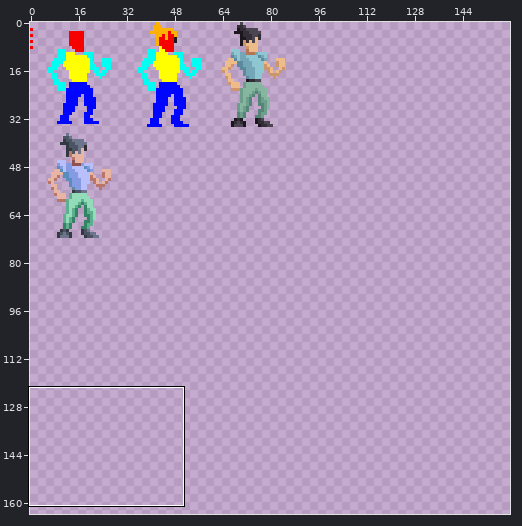
Pixel-art file -- wetwork/Assets/Sprites/Nestor v0.3.aseprite. The first picture is a wide view before the edit; the outline marks the close-up.
Close-up. Before the edit:
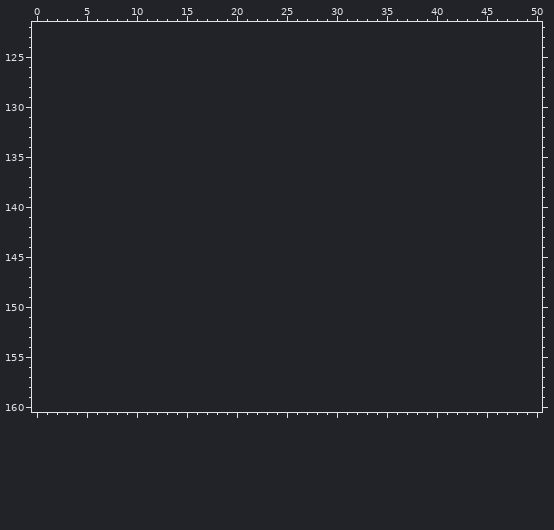
256x80 pixels, 1 frame. Shown: x 0..50, y 122..160. The old version is drawn lined up with the new one, on the new canvas. The wide view leaves out empty margins. The commit also changed other parts of the picture, which this record leaves out.
Palette (. is transparent): 
The same view after the edit:
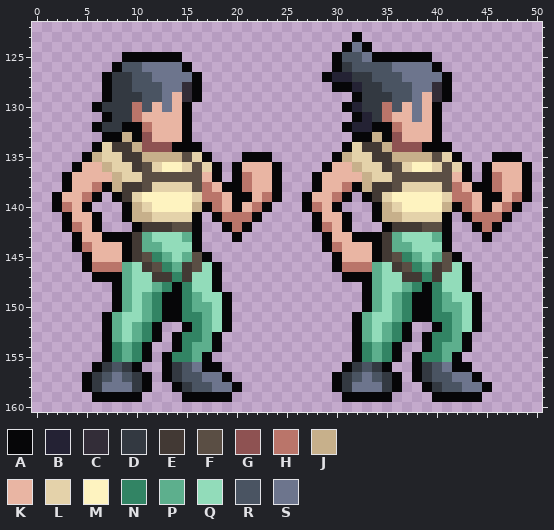
Colours new in this view: A #060608  B #242234  C #332d38  D #333941  E #423934  F #5a4e44  G #8e5252  H #ba756a  J #c7b08b  K #e9b5a3  L #e4d2aa  M #fef3c0  N #328464  P #5daf8d  Q #92dcba  R #4a5462  S #6d758d
The edit:
canvas 256x80 -> 256x240
Changed rows in their new state; - is an unchanged pixel.
first column x 2:
123 ------------------------------A-----------------
124 -----------------------------ASA----------------
125 -------AAAAAA---------------ARRSAAAAAA----------
126 ------ARRSSSSA--------------ADRRRRSSSSA---------
127 -----ADDRRSSSSA------------ABBDDRRRSSSSA--------
128 -----ADDRRRSSCA-------------AABDDRRRSSCA--------
129 -----ADDDRRSKCA---------------ADDDRRSKCA--------
130 ----ADDDHRKSKA---------------ABDDHRKSKA---------
131 -----ADDHKKKKA----------------ABDHKKSKA---------
132 ----ADDAAHKKKA---------------ABBAAHKKKA---------
133 -----AAJAGKKKA----------------AAJAGKKKA---------
134 ----ALEEJGGGAAA--------------ALEEJGGGAAA--------
135 ---AJLLEEJJJJFLA---AAA------AJLLEEJJJJFLA---AAA-
136 --AKKJLLEFLMMLFLA-AKKKA----AKKJLLEFLMMLFLA-AKKKA
137 -AKKKKJLLFFFFFFKA-AHKKA---AKKKKJLLFFFFFFKA-AHKKA
138 -AKKHAJEEFLLLLFHKAAHKKA---AKKHAJEEFLLLLFHKAAHKKA
139 AKKHA-AELMMMMMLHHKAAKHA--AKKHA-AELMMMMMLHHKAAKHA
140 AHKA---AJLMMMMJAHKAKHA---AHKA---AJLMMMMJAHKAKHA-
141 -AKKA--AJJLLLLA-AHHHA-----AKKA--AJJLLLLA-AHHHA--
142 -AHKA---AEEEFFA--AHA------AHKA---AEEEFFA--AHA---
143 --AKKAAAEPQQQPA---A--------AKKAAAEPQQQPA---A----
144 --AHKKKAEPPQQQA------------AHKKKAEPPQQQA--------
145 ---AKKKAEFNPQPFA------------AKKKAEFNPQPFA-------
146 ---AHHHPQEFNPEFQA-----------AHHHPQEFNPEFQA------
147 ----AAAPQQEENEQQA------------AAAPQQEENEQQA------
148 ------APQQPNANQQA--------------APQQPNANQQA------
149 ------APQPNAANPQQA-------------APQPNAANPQQA-----
150 ------APQPNAANPPQA-------------APQPNAANPPQA-----
151 -----APQQPNAANNPQA------------APQQPNAANNPQA-----
152 -----APQPNA--ANPQA------------APQPNA--ANPQA-----
153 -----APQPNA-ANNPA-------------APQPNA-ANNPA------
154 -----ANPNA--ANPPA-------------ANPNA--ANPPA------
155 -----ANPNA-ANNPA--------------ANPNA-ANNPA-------
156 ----ADRDA--ADRSAA------------ADRDA--ADRSAA------
157 ---ADRSRDA-ADRRSSA----------ADRSRDA-ADRRSSA-----
158 ---ADSSSDA--ADRRSSA---------ADSSSDA--ADRRSSA----
159 ----AAAAA----AAAAA-----------AAAAA----AAAAA-----
Boxes around the changes in both close-ups, in picture pixels (x1, y1, x2, y2):
added: (52, 32, 532, 402)
